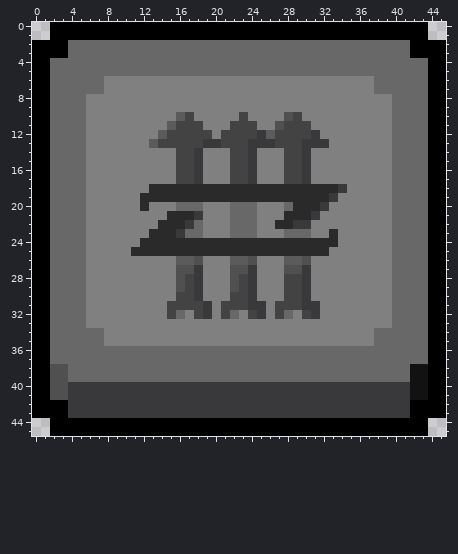
Pixel-art sprite: scout_drone_rp/textures/ui/scout_drone/explode.png. The picture above is the old version.
The file is 46x46 pixels. Colours within 5 levels of each other are drawn and written as one.
The same view after the edit:
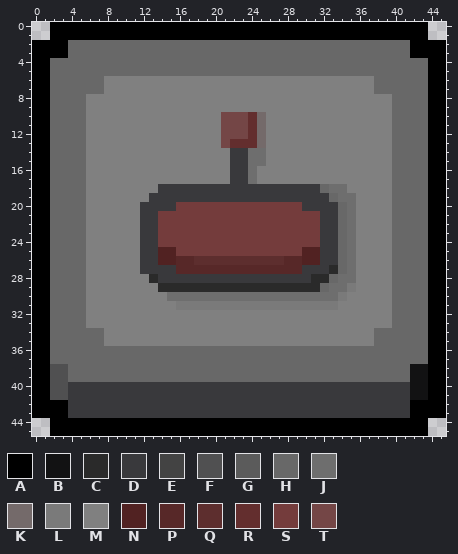
Palette (. is transparent): A #000000  B #121213  C #2a2a2a  D #39393c  E #434343  F #505051  G #5b5b5b  H #686868  J #6e6e6e  K #746a6a  L #7a7a7a  M #808080  N #512222  P #572828  Q #5d2e2e  R #632e2e  S #743c3c  T #744646
Difference:
Changed rows in their new state; - is an unchanged pixel.
first column x 11:
10 -----MM---TTTRK--MM------
11 ----MMMM--TTTRK-MMMM-----
12 ---MMMMMM-TTTRKMMMMMM----
13 --MMMMMMMMTRRRKMMMMMMM---
14 -----MMM---DDJJ--MMM-----
15 -----MMM---DDJJ--MMM-----
16 -----MMM---DDJ---MMM-----
17 -----MMM---DDJ---MMM-----
18 --MDDDDDDDDDDDDDDDDDDHJJ-
19 -MDDDDDDDDDDDDDDDDDDDDHJJ
20 -DDDDSSSSSSSSSSSSSSDD-DHJ
21 -DDSSSSSSSSSSSSSSSSSSDDHJ
22 -DDSSSSSSSSSSSSSSSSSSDDHJ
23 -DDSSSSSSSSSSSSSSSSSSDDHJ
24 -DDSSSSSSSSSSSSSSSSSSDDHJ
25 MDDNNSSSSSSSSSSSSSSNNDDHJ
26 -DDNNPPQQQQQQQQQQPPNNDDHJ
27 -DDDDPPPPPPPPPPPPPP-DDCHJ
28 --CDDDD-DDDDD-DDDDD-CCHJJ
29 ---CCCCCCCCCCCCCCCCCCHJJL
30 ----JJJJJJJJJJJJJJJJJJJL-
31 ----MLLLLLLLLLLLLLLLLLL--
32 ----MM-MM-MM-MM-MM-MM----
Where, in picture pixels (left, top, right, bottom), the same in both pictures:
changed: (131, 112, 356, 319)
